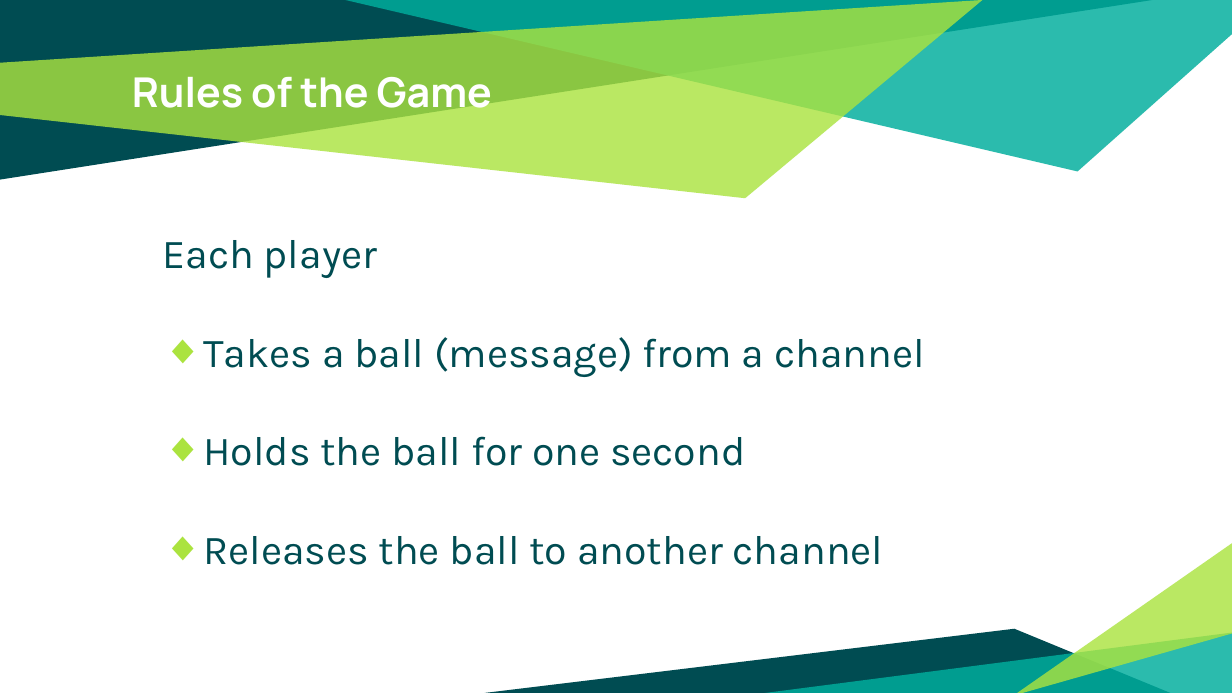
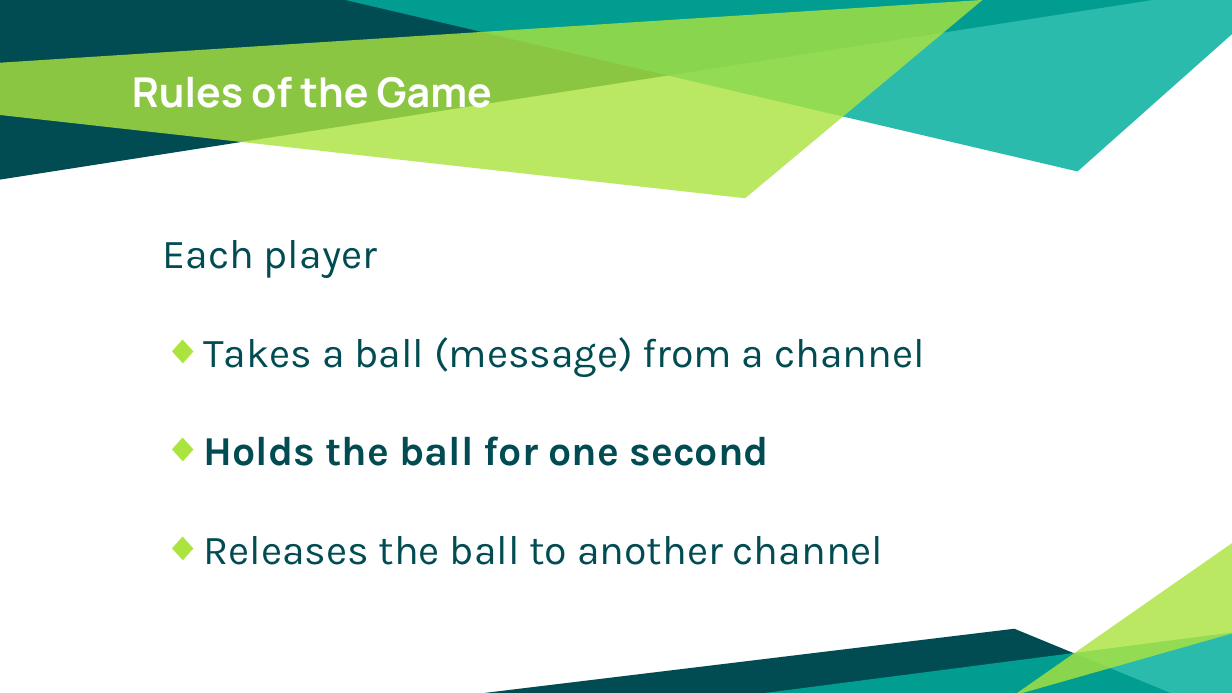
Before and after one commit to patrocinio/chaos-monkey-playing-ping-pong, a slide deck: slide 4 of Presentation/Bootcamp.pptx. Drawn at 1232x693 pixels with LibreOffice and Linux fonts; fonts in the diff are those of the drawing. Boxes give left, top, right and bottom in pixels: in the first picture for what was removed or moved away, otherwise in the second. Text is boxed around its words. In the diff, an @@ line names an element or a change of style, - is before the commit and + after.

```diff
--- a/Presentation/Bootcamp.pptx
+++ b/Presentation/Bootcamp.pptx
@@ text at (x1=203, y1=436, x2=769, y2=466): bold on in "Holds the ball for one second" @@
```
Also in this commit, not shown: 3 slides added.
